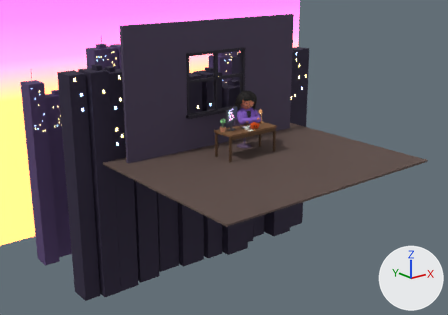
Two versions of the Blender file reels/design-reel/episode.blend, one commit apart.
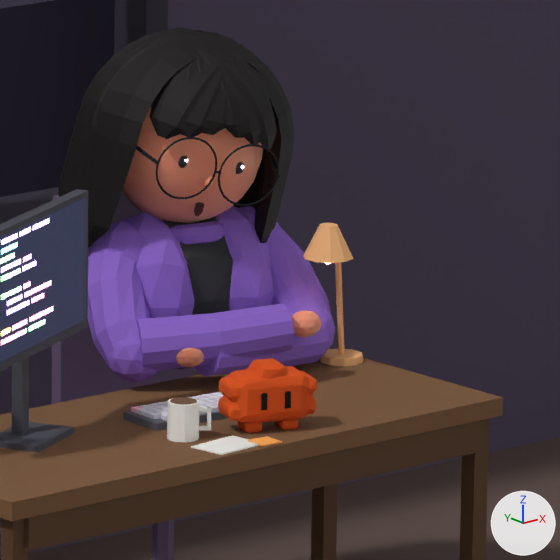
Each version is shown from a 50 mm camera at (-10.87, -12.62, 5.1) aimed at (-0.45, 0.41, -0.11), then close up on the part from 51% to 63% of the width and 28% to 45% of the height. Every picture has the same lights, and +X, +Y and +Z are marked at lower right. The first two pictures are the older version. Both versions are drawn at frame 1337 of the action 'Human_HeadAction'; the numbers are the values there.

In view in the first close-up: 'City_Near_Buildings', 'Desk_Apron', 'Desk_Legs', 'Desk_Top', 'Floor', 'Human_Body', 'Human_Chair', 'Human_Hair', 'Human_HeadMesh', 'Mascot_Body', 'Monitor_Screen', 'Wall' and 24 more.
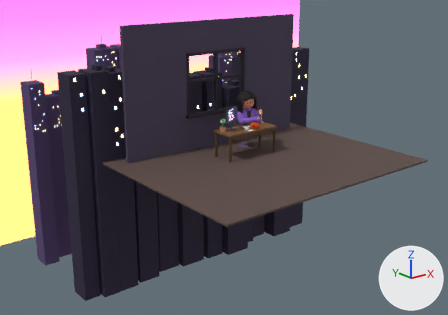
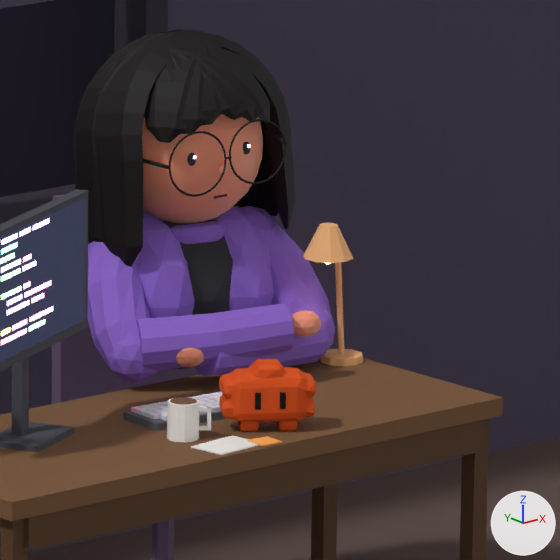
ob_human_head is not drawn itself; it is the parent of ob_human_headmesh, ob_human_eyewhites, ob_human_pupils, ob_human_eyelids, ob_human_lashes, ob_human_blush, ob_human_eyebrows, ob_human_mouth.
ob_mascot_root is not drawn itself; it is the parent of ob_mascot_bounce.

Edits to the bpy script that builds the scene:
```text
Change ob_human_head:
    ob_human_head.rotation_euler: (0.161, 0.184, -0.12) -> (0.0000776, -0.0799, -0.02)  # degrees (9.2, 11, -6.9) -> degrees (0, -4.6, -1.1)
Change ob_mascot_root:
    ob_mascot_root.rotation_euler: (0.0, 0.0, -0.37) -> (0.0, 0.0, -0.611)  # degrees (0, 0, -21) -> degrees (0, 0, -35)
```

Pixel boxes (x1, y1, x2, y2) of what changed, in the close-ups (560 x 560 px):
'Human_Hair', turned: before (59, 28, 294, 248); after (73, 29, 296, 267)
'Human_HeadMesh', turned: before (122, 107, 263, 223); after (142, 114, 263, 223)
'Mascot_Body', turned: before (218, 358, 317, 423); after (219, 359, 316, 422)
'Human_Glasses', turned: before (136, 137, 280, 206); after (143, 119, 287, 197)
'Mascot_Feet', turned: before (238, 419, 298, 433); after (238, 421, 297, 432)
'Mascot_Eyes', turned: before (261, 391, 291, 410); after (255, 392, 286, 410)
'Human_Pupils', turned: before (178, 155, 245, 174); after (187, 142, 251, 166)
'Human_Mouth', turned: before (194, 202, 204, 216); after (214, 194, 227, 199)
